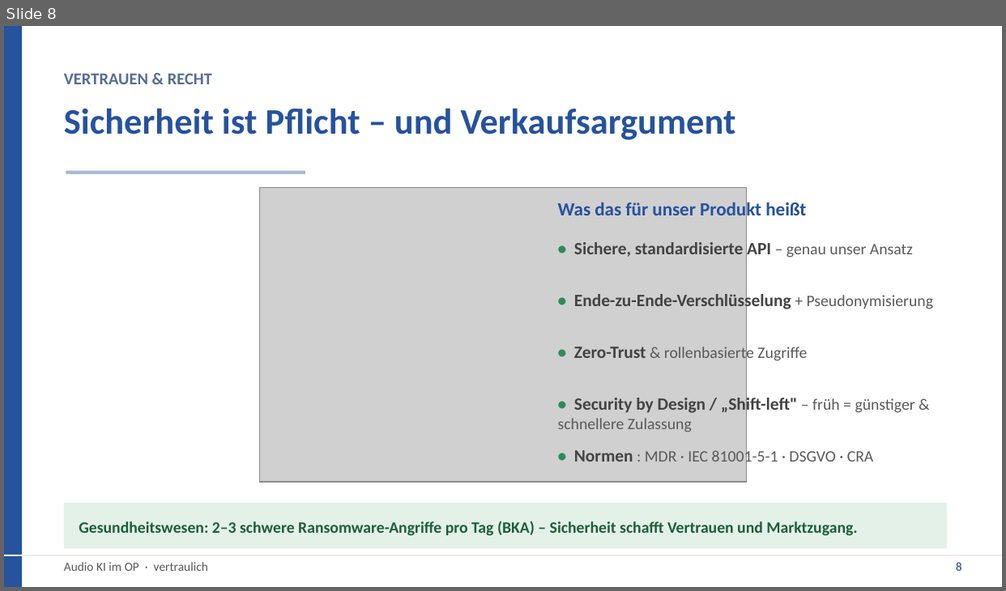
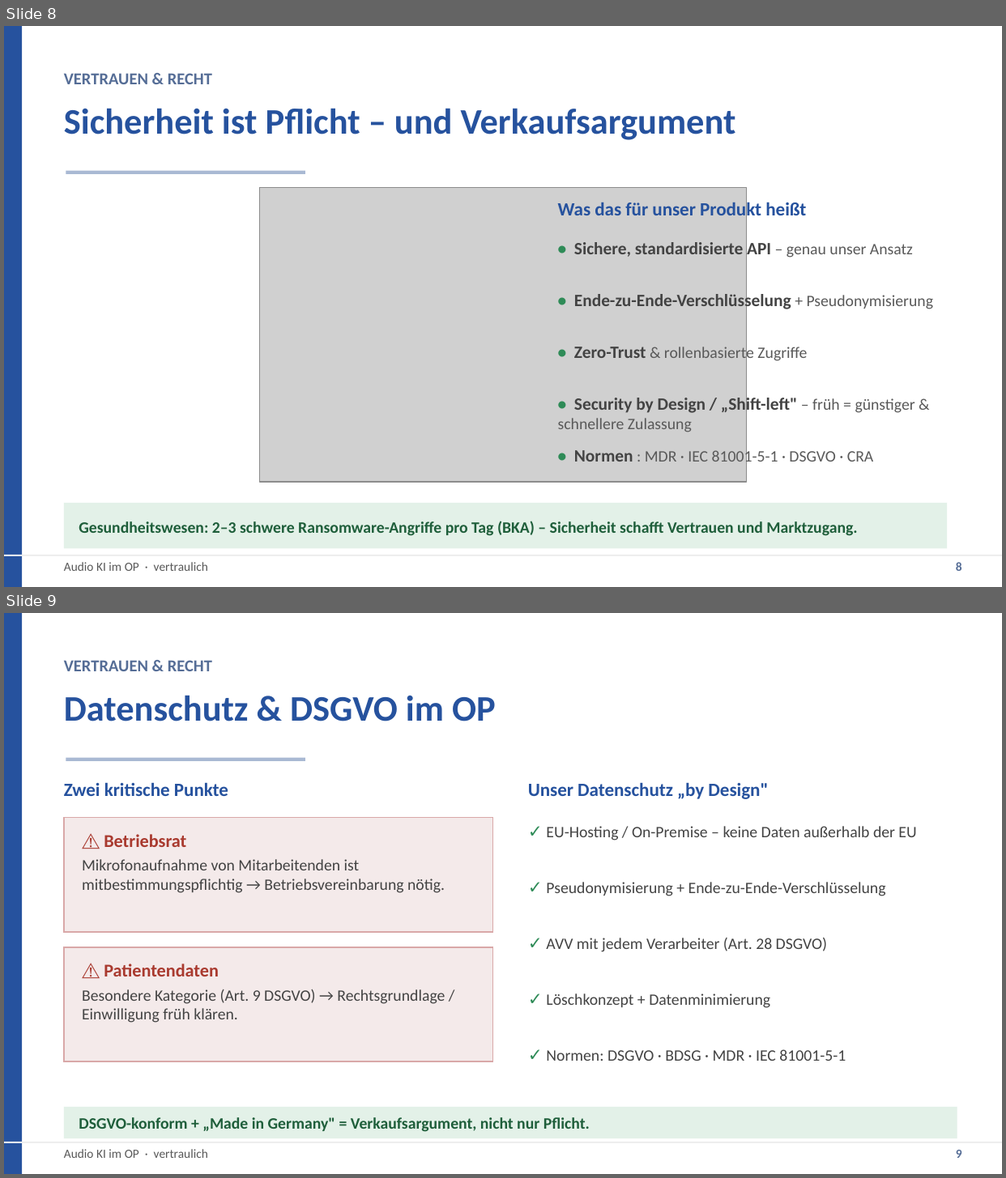
Before and after one commit to Sebastianue/hallo-github, a slide deck: audio-ki-op/praesentation/Audio-KI-OP-Praesentation.pptx. Shown one above the other, each under a label of ours: slide 8 before the commit, slides 8 and 9 after it. The pictures are 1006x591 and 1006x1178 pixels, drawn with LibreOffice and Linux fonts; fonts in the diff are those of the drawing; grey boxes stand for pictures; background and template pictures are left out. Boxes give left, top, right and bottom in pixels: in the first picture for what was removed or moved away, otherwise in the second. Text is boxed around its words. In the diff, an @@ line names an element or a change of style, - is before the commit and + after.

```diff
--- a/audio-ki-op/praesentation/Audio-KI-OP-Praesentation.pptx
+++ b/audio-ki-op/praesentation/Audio-KI-OP-Praesentation.pptx
@@ slide 9 added at bbox=[4, 613, 1002, 1174], background #FFFFFF @@
@@ rectangle added at bbox=[4, 613, 22, 1174], fill #26529E @@
@@ text added at bbox=[64, 660, 212, 671], 12 pt, text #556D96, bold @@
+VERTRAUEN & RECHT
@@ text added at bbox=[64, 695, 496, 722], 26 pt, text #26529E, bold @@
+Datenschutz & DSGVO im OP
@@ rectangle added at bbox=[66, 758, 305, 760], fill #A9B9D3 @@
@@ text added at bbox=[64, 782, 228, 796], 13.5 pt, text #26529E, bold @@
+Zwei kritische Punkte
@@ text added at bbox=[528, 782, 768, 799], 13.5 pt, text #26529E, bold @@
+Unser Datenschutz „by Design"
@@ rectangle added at bbox=[64, 818, 493, 932], fill #F4EAEA, outline #D9A8A8 1 pt @@
@@ text added at bbox=[546, 826, 916, 841], 11.5 pt, text #434343 @@
+✓ EU-Hosting / On-Premise – keine Daten außerhalb der EU
@@ text added at bbox=[82, 834, 445, 893], 11.5 pt, text #434343 @@
+⚠ Betriebsrat
+Mikrofonaufnahme von Mitarbeitenden ist mitbestimmungspflichtig → Betriebsvereinbarung nötig.
@@ text added at bbox=[546, 882, 886, 897], 11.5 pt, text #434343 @@
+✓ Pseudonymisierung + Ende-zu-Ende-Verschlüsselung
@@ rectangle added at bbox=[64, 948, 493, 1062], fill #F4EAEA, outline #D9A8A8 1 pt @@
@@ text added at bbox=[546, 938, 827, 952], 11.5 pt, text #434343 @@
+✓ AVV mit jedem Verarbeiter (Art. 28 DSGVO)
@@ text added at bbox=[82, 964, 445, 1023], 11.5 pt, text #434343 @@
+⚠ Patientendaten
+Besondere Kategorie (Art. 9 DSGVO) → Rechtsgrundlage / Einwilligung früh klären.
@@ text added at bbox=[546, 994, 770, 1008], 11.5 pt, text #434343 @@
+✓ Löschkonzept + Datenminimierung
@@ text added at bbox=[546, 1050, 846, 1061], 11.5 pt, text #434343 @@
+✓ Normen: DSGVO · BDSG · MDR · IEC 81001-5-1
@@ rectangle added at bbox=[64, 1107, 957, 1139], fill #E3F1E8 @@
@@ text added at bbox=[79, 1118, 590, 1132], 11.5 pt, text #1E5E3A, bold @@
+DSGVO-konform + „Made in Germany" = Verkaufsargument, nicht nur Pflicht.
@@ rectangle added at bbox=[4, 1142, 1002, 1144], fill #EEEEEE @@
@@ text added at bbox=[64, 1149, 208, 1158], 9 pt, text #595959 @@
+Audio KI im OP · vertraulich
@@ text added at bbox=[956, 1150, 962, 1158], 9 pt, text #556D96, bold @@
+9
```
Also in this commit, not shown: 2 slides changed.
